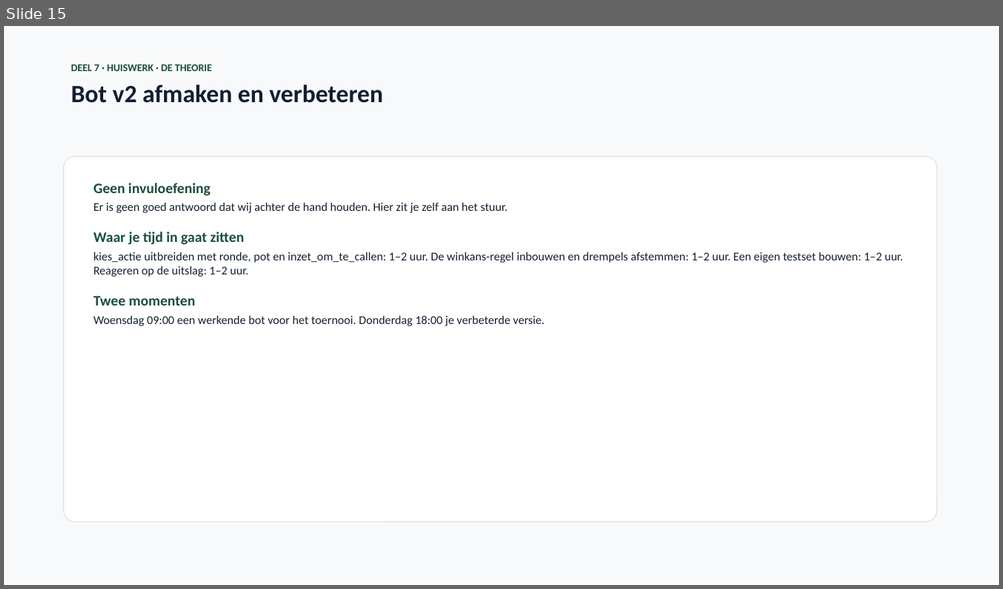
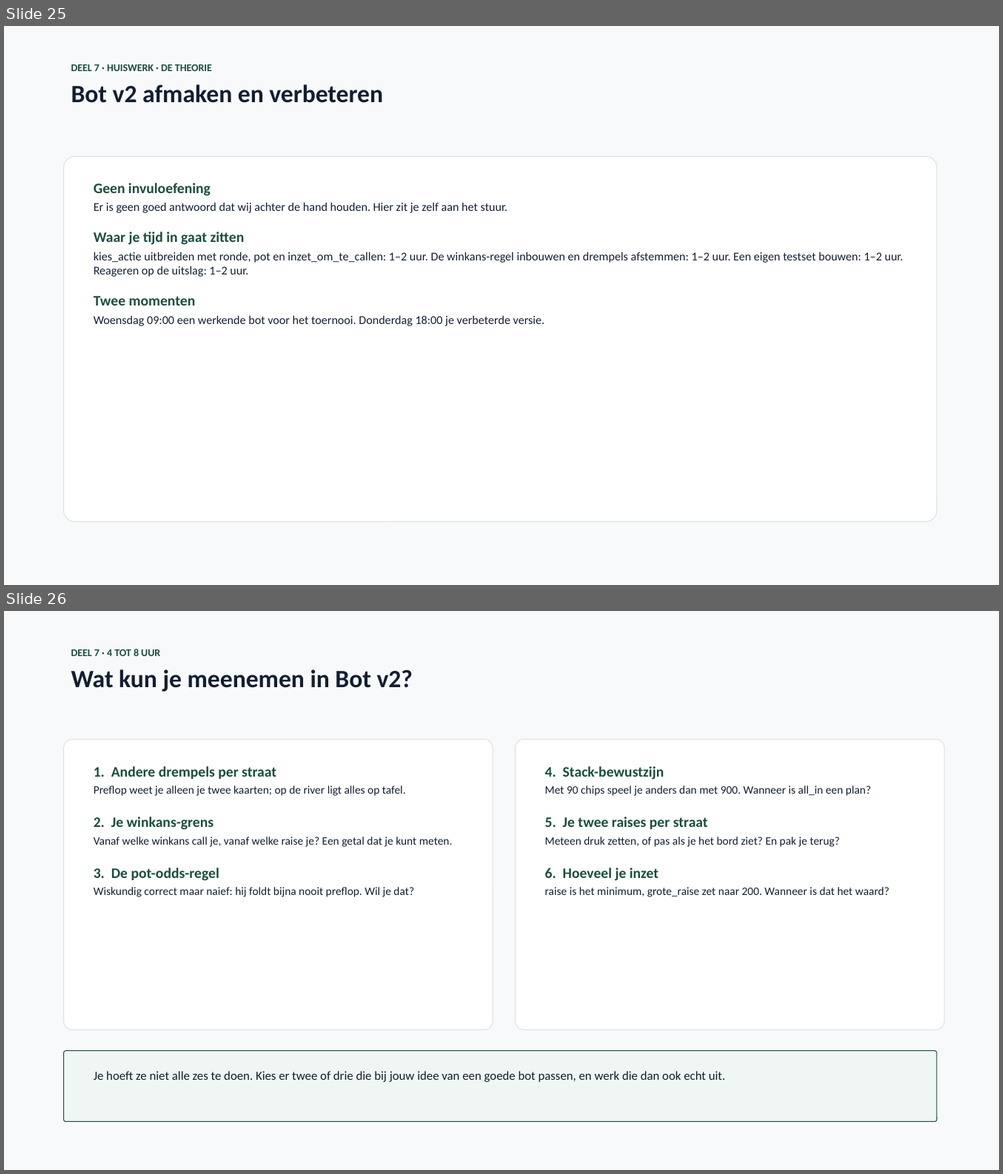
Before and after one commit to finturion/poker-analytics-challenge, a slide deck: powerpoints/Pokerbot_Upgrade_Week3.pptx. Shown one above the other, each under a label of ours: slide 15 before the commit, slides 25 and 26 after it. The pictures are 1003x589 and 1003x1174 pixels, drawn with LibreOffice and Linux fonts; fonts in the diff are those of the drawing. Boxes give left, top, right and bottom in pixels: in the first picture for what was removed or moved away, otherwise in the second. Text is boxed around its words. In the diff, an @@ line names an element or a change of style, - is before the commit and + after.

```diff
--- a/powerpoints/Pokerbot_Upgrade_Week3.pptx
+++ b/powerpoints/Pokerbot_Upgrade_Week3.pptx
@@ slide 26 added at (4, 611, 999, 1170), background #FFFFFF @@
@@ rectangle added at (4, 611, 999, 1170), fill #F8F9FA @@
@@ text added at (71, 649, 412, 692), 24 pt, text #121E31, bold @@
+DEEL 7 · 4 TOT 8 UUR
+Wat kun je meenemen in Bot v2?
@@ rounded rectangle added at (64, 739, 492, 1031), fill #FFFFFF, outline #DCE1E6 0.75 pt @@
@@ rounded rectangle added at (515, 739, 944, 1031), fill #FFFFFF, outline #DCE1E6 0.75 pt @@
@@ text added at (94, 766, 452, 897), 11 pt, text #121E31 @@
+1. Andere drempels per straat
+Preflop weet je alleen je twee kaarten; op de river ligt alles op tafel.
+2. Je winkans-grens
+Vanaf welke winkans call je, vanaf welke raise je? Een getal dat je kunt meten.
+3. De pot-odds-regel
+Wiskundig correct maar naief: hij foldt bijna nooit preflop. Wil je dat?
@@ text added at (545, 766, 889, 897), 11 pt, text #121E31 @@
+4. Stack-bewustzijn
+Met 90 chips speel je anders dan met 900. Wanneer is all_in een plan?
+5. Je twee raises per straat
+Meteen druk zetten, of pas als je het bord ziet? En pak je terug?
+6. Hoeveel je inzet
+raise is het minimum, grote_raise zet naar 200. Wanneer is dat het waard?
@@ rounded rectangle added at (64, 1051, 936, 1122), fill #F0F6F3, outline #1B4D3E 0.75 pt @@
@@ text added at (94, 1071, 726, 1082), 12 pt, text #121E31 @@
+Je hoeft ze niet alle zes te doen. Kies er twee of drie die bij jouw idee van een goede bot passen, en werk die dan ook echt uit.
@@ what was slide 15 is now slide 25 @@
```
Also in this commit, not shown: 1 slide changed, 12 other slides added, 16 other files.
